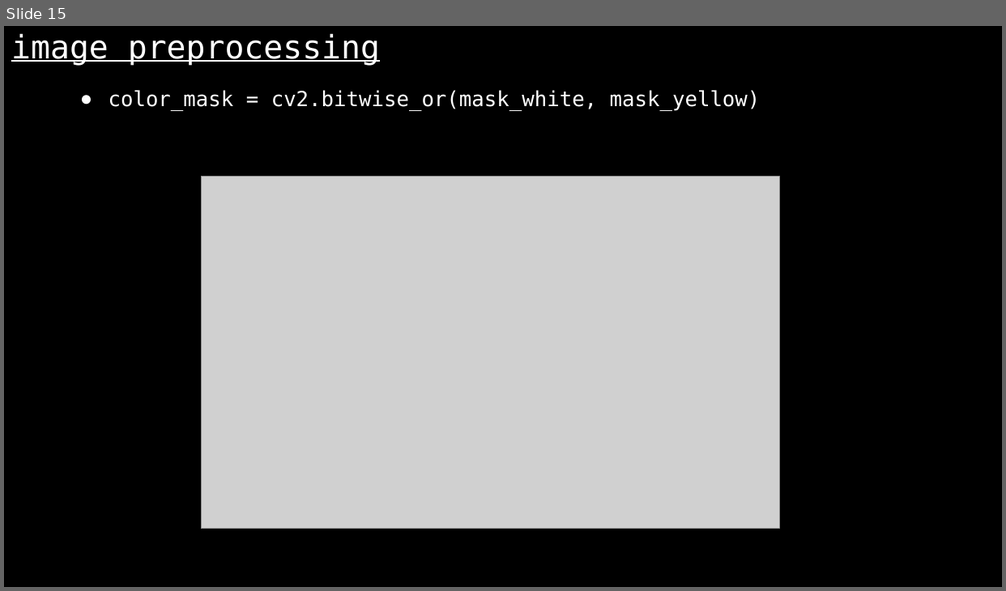
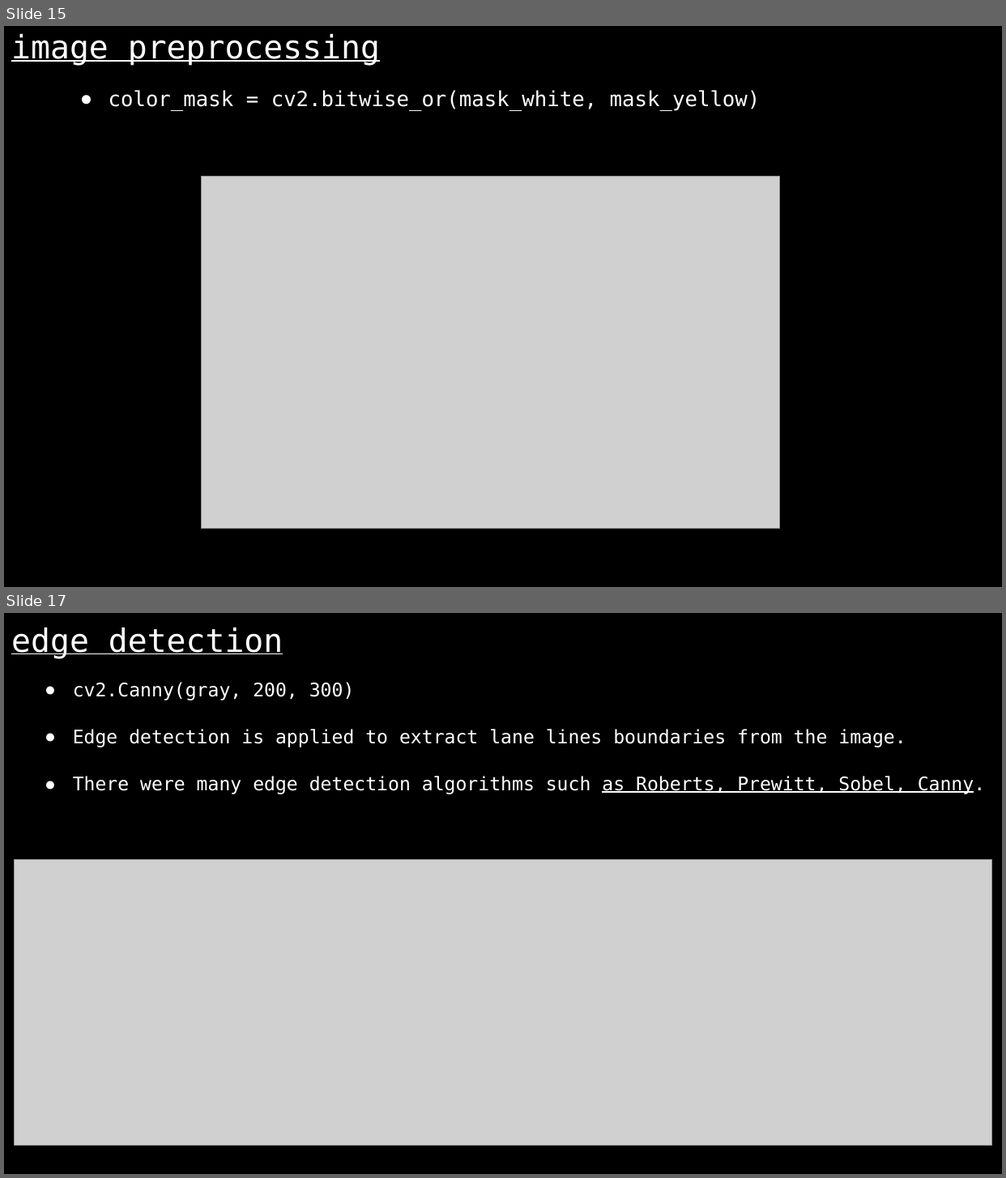
Before and after one commit to karthikeyanrathore/Lane-Line-Detection, a slide deck: laneline.pptx. Shown one above the other, each under a label of ours: slide 15 before the commit, slides 15 and 17 after it; the slides between them are not shown. The pictures are 1006x591 and 1006x1178 pixels, drawn with LibreOffice and Linux fonts; fonts in the diff are those of the drawing; grey boxes stand for pictures. Boxes give left, top, right and bottom in pixels: in the first picture for what was removed or moved away, otherwise in the second. Text is boxed around its words. In the diff, an @@ line names an element or a change of style, - is before the commit and + after.

```diff
--- a/laneline.pptx
+++ b/laneline.pptx
@@ slide 17 added at [4, 613, 1002, 1174], background #000000 @@
@@ title added at [11, 627, 283, 659], 31 pt, text #FFFFFF, underline @@
+edge detection
@@ text added at [73, 682, 985, 794], 18 pt, text #FFFFFF @@
+● cv2.Canny(gray, 200, 300)
+● Edge detection is applied to extract lane lines boundaries from the image.
+● There were many edge detection algorithms such as Roberts, Prewitt, Sobel, Canny.
@@ picture added at [15, 860, 992, 1145] @@
```
Also in this commit, not shown: 6 slides changed, 1 other slide added, 2 slides removed, 19 other files.
